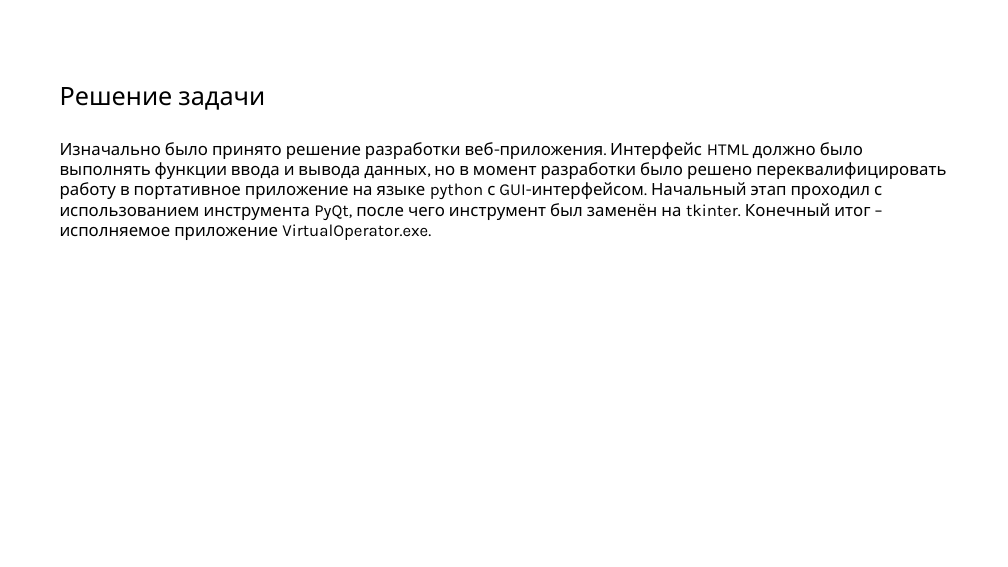
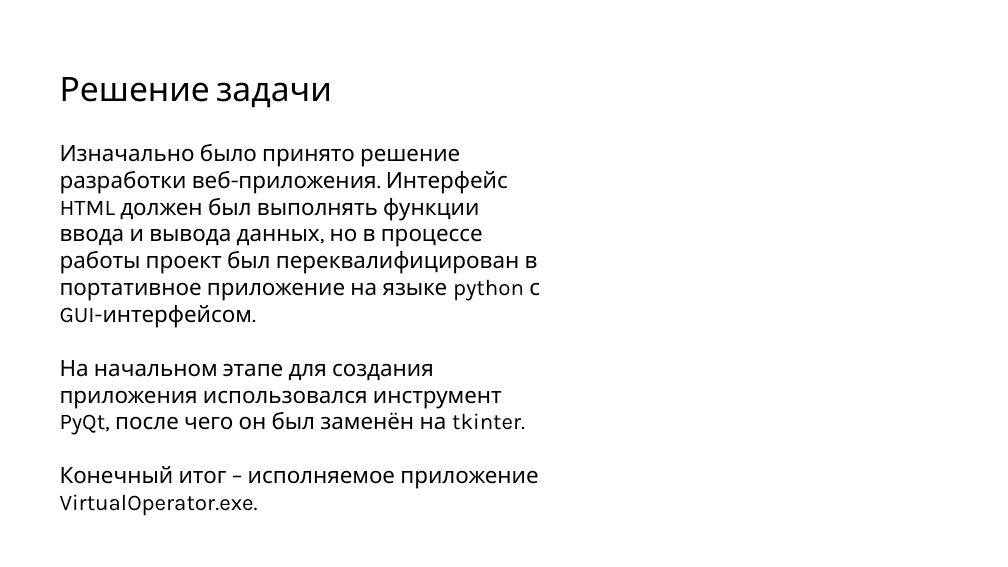
Before and after one commit to Denowsky/Diploma, a slide deck: slide 4 of Презентация.pptx. Drawn at 1008x567 pixels with LibreOffice and Linux fonts; fonts in the diff are those of the drawing; background and template pictures are left out. Boxes give left, top, right and bottom in pixels: in the first picture for what was removed or moved away, otherwise in the second. Text is boxed around its words. In the diff, an @@ line names an element or a change of style, - is before the commit and + after.

```diff
--- a/Презентация.pptx
+++ b/Презентация.pptx
@@ title "Решение задачи": place and size @@
-title "Решение задачи" at (60,87,265,110)
+title "Решение задачи" at (60,77,332,108)
@@ title "Решение задачи" at (60,77,332,108): size 18 to 24 pt @@
@@ subtitle at (60,144,540,489): text changed; size 12 to 16 pt @@
-Изначально было принято решение разработки веб-приложения. Интерфейс HTML должно было выполнять функции ввода и вывода данных, но в момент разработки было решено переквалифицировать работу в портативное приложение на языке python с GUI-интерфейсом. Начальный этап проходил с использованием инструмента PyQt, после чего инструмент был заменён на tkinter. Конечный итог – исполняемое приложение VirtualOperator.exe.
+Изначально было принято решение разработки веб-приложения. Интерфейс HTML должен был выполнять функции ввода и вывода данных, но в процессе работы проект был переквалифицирован в портативное приложение на языке python с GUI-интерфейсом.
+На начальном этапе для создания приложения использовался инструмент PyQt, после чего он был заменён на tkinter.
+Конечный итог – исполняемое приложение VirtualOperator.exe.
```
Also in this commit, not shown: 7 other slides changed, 2 slides added, 2 slides removed.
